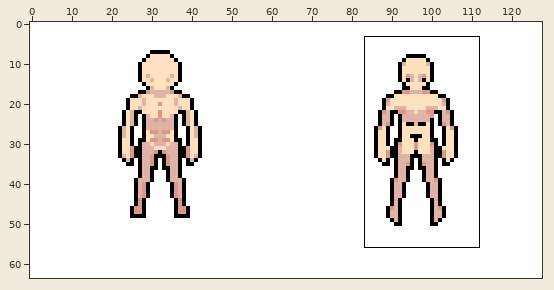
A sprite sheet gets an edit: public/assets/Characters/Human/Idle/South/sheet.png. The first picture is a wide view before the edit; the outline marks the close-up.
Close-up. Before the edit:
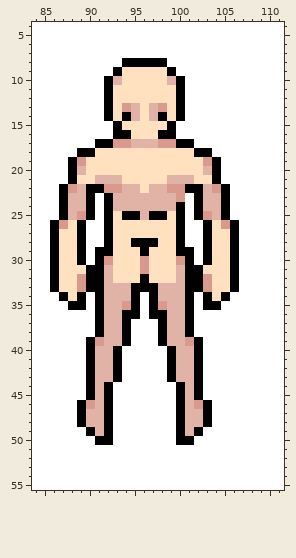
The file is 128x64 pixels. Shown: x 84..111, y 4..55.
And afterwards:
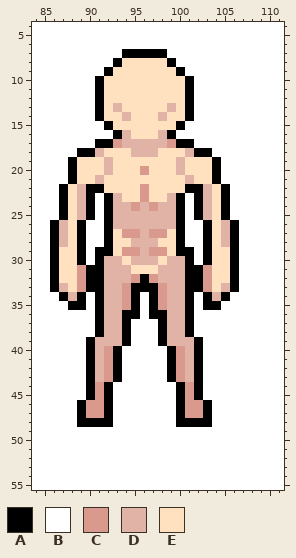
Palette (. is transparent): A #000000  B #ffffff  C #d9998c  D #e0b3a6  E #ffe1bf
Message: base player sprite work
Edits made:
Colour B gives way to colour A in row 7 at x 94 to 98; in row 8 at x 93 and 99; in row 9 at x 92 and 100; in rows 10 to 14 at x 91 and 101; in row 15 at x 92 and 100.
Colour C gives way to colour A in row 23 at x 100.
Colour D gives way to colour A in row 48 at x 90 to 91 and 101 to 102.
Colour A gives way to colour B in row 49 at x 90, 92, 100 and 102; in row 50 at x 91 to 92 and 100 to 101.
Colour D gives way to colour B in row 49 at x 91 and 101.
Colour D gives way to colour C in row 23 at x 96; in row 24 at x 95 and 97; in rows 33 to 34 at x 94 and 98; in rows 40 to 43 at x 92 and 100; in rows 44 to 46 at x 91 and 101; in row 47 at x 90 to 91 and 101 to 102.
Colour E gives way to colour C in row 20 at x 96; in row 22 at x 96; in row 27 at x 94 to 95 and 97 to 98; in row 29 at x 94 to 95 and 97 to 98; in row 31 at x 89 and 103; in row 32 at x 95 and 97.
Colour A gives way to colour D in row 14 at x 94 and 98; in row 16 at x 94 and 98; in row 25 at x 94 to 95 and 97 to 98; in row 28 at x 95 to 97; in row 29 at x 96.
Colour C gives way to colour D in row 17 at x 94 and 98; in row 25 at x 89 and 103; in row 26 at x 87 and 105; in row 30 at x 92, 96 and 100; in row 39 at x 91 and 101.
Colour E gives way to colour D in row 13 at x 93 and 99; in row 18 at x 91, 95 to 97 and 101; in rows 19 to 20 at x 92 and 100; in row 25 at x 93 and 99; in row 26 at x 93 to 99; in row 27 at x 87, 96 and 105.
Colour E gives way to colour D in row 28 at x 87 and 105; in row 30 at x 93, 95, 97 and 99; in rows 31 to 32 at x 93 to 94 and 98 to 99; in row 33 at x 87 and 105; in row 34 at x 88 and 104.
Colour A gives way to colour E in row 8 at x 94 to 98; in row 9 at x 93 and 99; in rows 10 to 14 at x 92 and 100; in row 15 at x 93 and 99.
Colour C gives way to colour E in row 13 at x 94 and 98; in row 19 at x 89 and 103; in row 22 at x 88, 92 to 93, 99 to 100 and 104; in row 31 at x 96.
Colour D gives way to colour E in row 10 at x 93 and 99; in rows 13 to 14 at x 95 and 97; in row 20 at x 89 and 103; in row 21 at x 92 to 93 and 99 to 100; in row 22 at x 94 to 95 and 97 to 98; in row 23 at x 88, 94 to 95, 97 to 98 and 104.
Colour D gives way to colour E in rows 24 to 25 at x 88 and 104.
Changed places in both close-ups, as pixel boxes (x1, y1, x2, y2):
changed: (59, 49, 230, 445)
